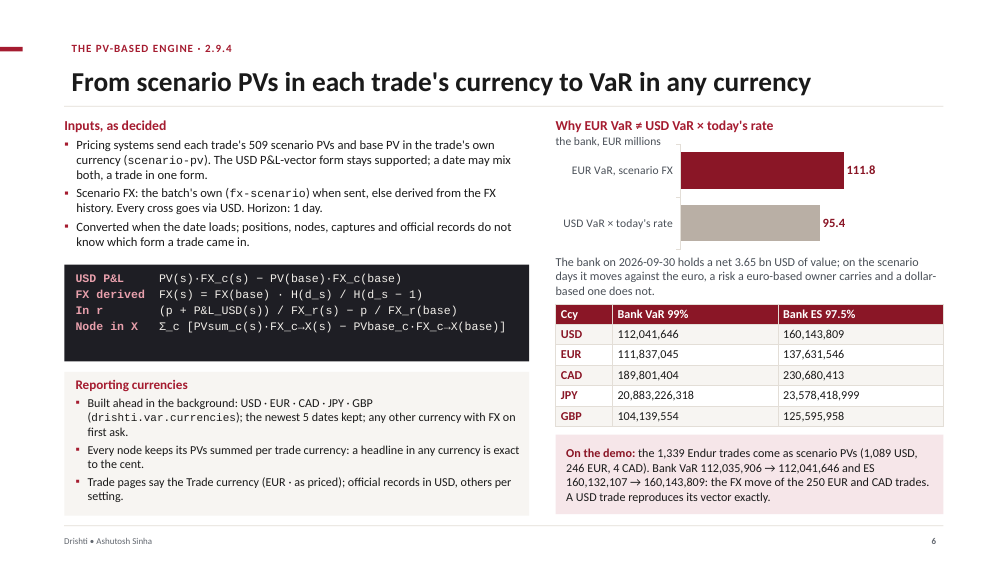
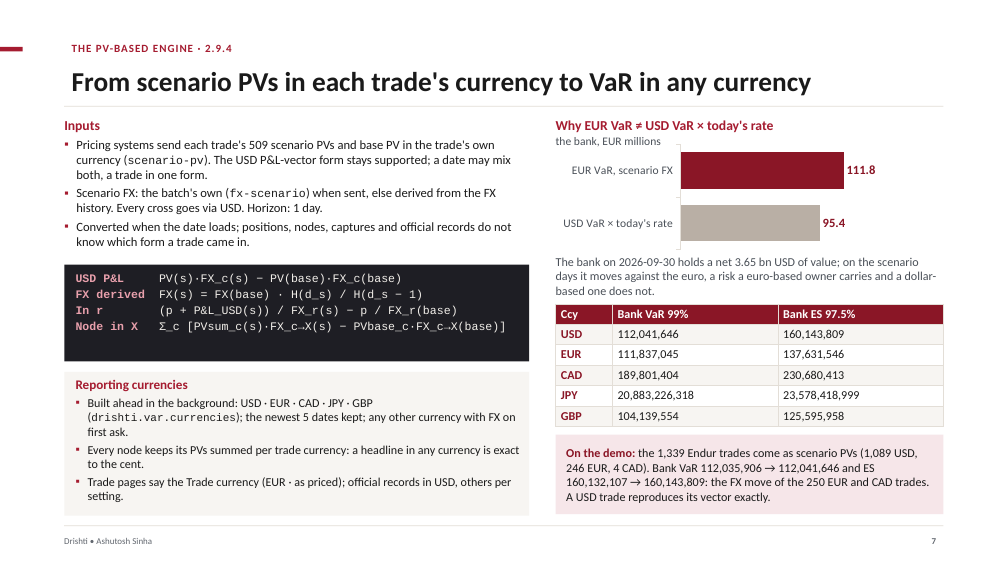
Before and after one commit to ajsinha/drishti, a slide deck: slide 7 of docs/publications/Drishti-VaR-Engine.pptx (slide 6 before the commit). Drawn at 1008x567 pixels with LibreOffice and Linux fonts; fonts in the diff are those of the drawing. Boxes give left, top, right and bottom in pixels: in the first picture for what was removed or moved away, otherwise in the second. Text is boxed around its words. In the diff, an @@ line names an element or a change of style, - is before the commit and + after.

Commit message:
The VaR engine deck for 2.9.4 as released (15 slides): every 2.9.4 capability built (Kafka micro-batches, position grain, the canonical record, the per-system pin), a slide of the settings (scenario window, confidence, currencies, names, inputs); only scaling out across a cluster of Drishti servers stays designed

```diff
--- a/docs/publications/Drishti-VaR-Engine.pptx
+++ b/docs/publications/Drishti-VaR-Engine.pptx
@@ text at [64, 121, 100, 132]: text changed @@
-Inputs, as decided
+Inputs
```
Also in this commit, not shown: 10 other slides changed, 1 slide added, 1 other file.
